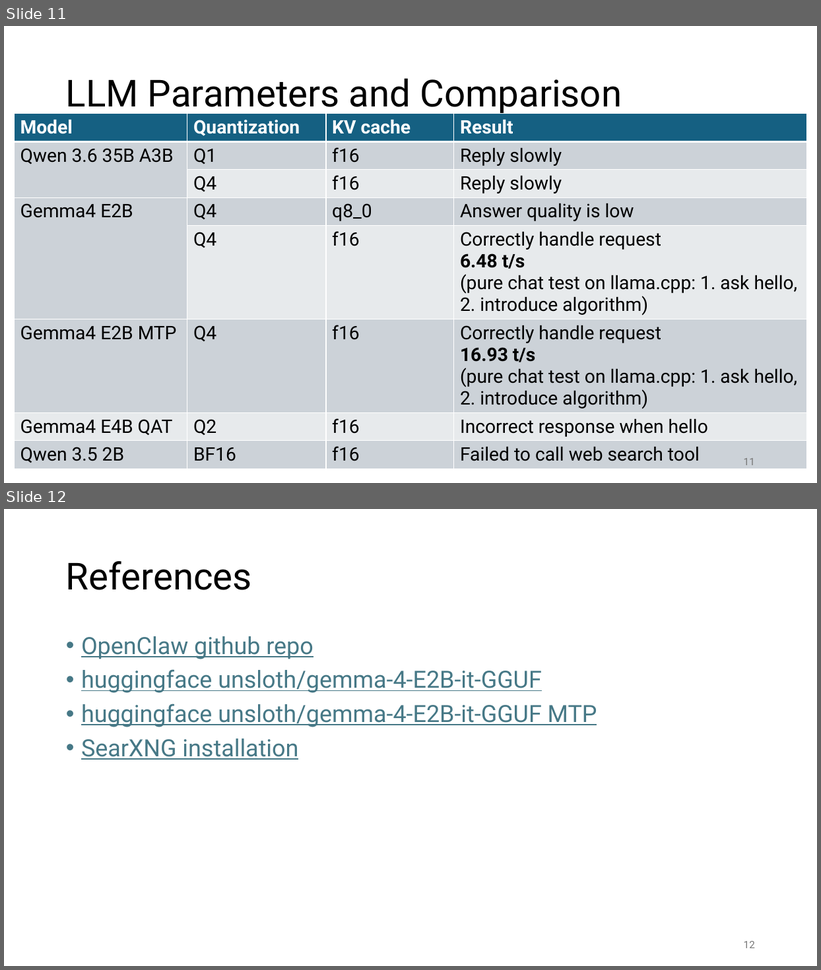
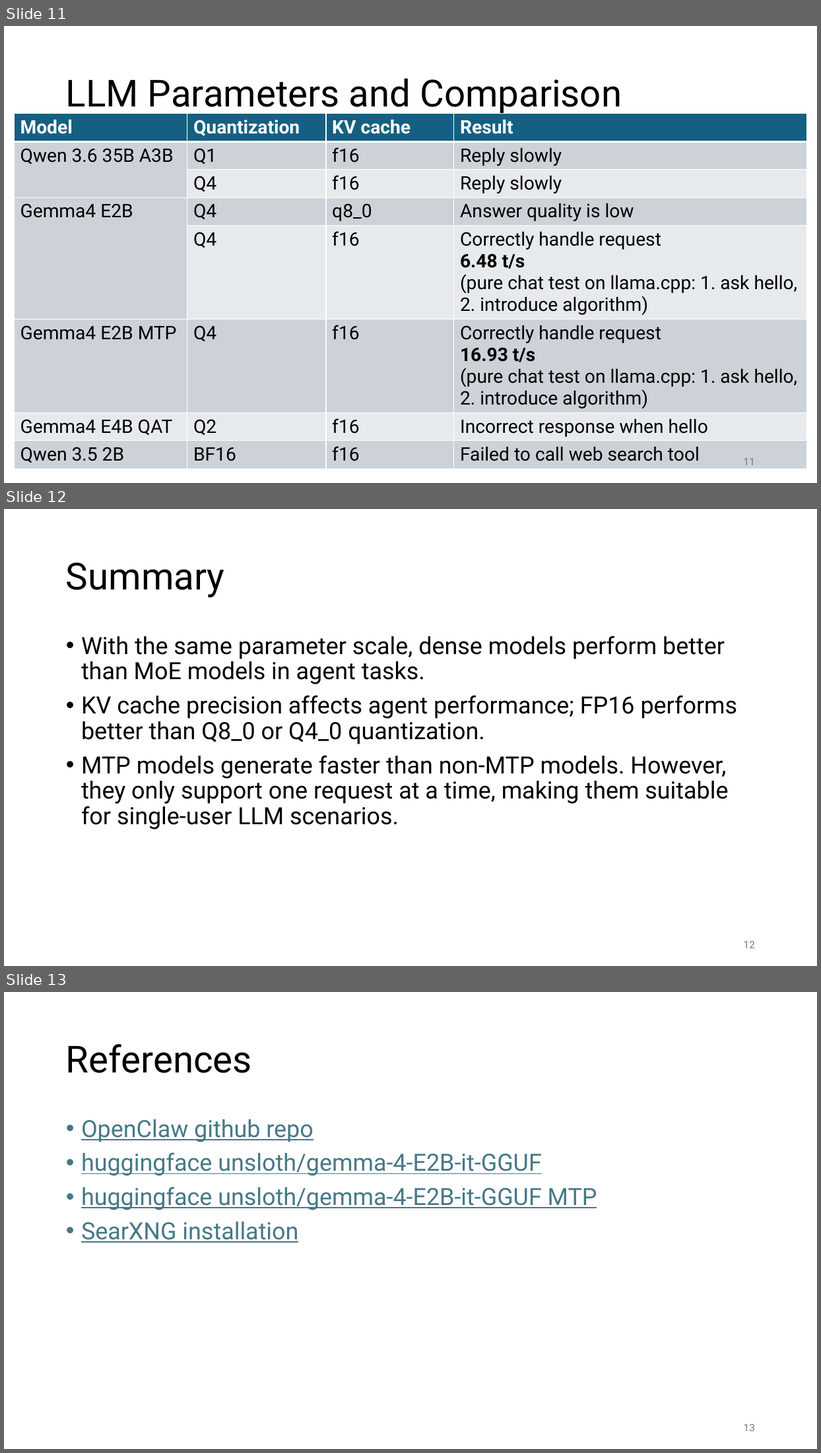
Before and after one commit to melody26613/openclaw-gemma-4-local-on-1050ti, a slide deck: openclaw-gemma-4-local-on-1050ti.pptx. Shown one above the other, each under a label of ours: slides 11 and 12 before the commit, slides 11, 12 and 13 after it. The pictures are 821x970 and 821x1453 pixels, drawn with LibreOffice and Linux fonts; fonts in the diff are those of the drawing. Boxes give left, top, right and bottom in pixels: in the first picture for what was removed or moved away, otherwise in the second. Text is boxed around its words. In the diff, an @@ line names an element or a change of style, - is before the commit and + after.

```diff
--- a/openclaw-gemma-4-local-on-1050ti.pptx
+++ b/openclaw-gemma-4-local-on-1050ti.pptx
@@ slide 12 added at [4,509,817,966], background #FFFFFF @@
@@ title added at [66,562,225,597], 44 pt, text #000000 @@
+Summary
@@ text added at [81,636,738,830], 28 pt, text #000000 @@
+• With the same parameter scale, dense models perform better than MoE models in agent tasks.
+• KV cache precision affects agent performance; FP16 performs better than Q8_0 or Q4_0 quantization.
+• MTP models generate faster than non-MTP models. However, they only support one request at a time, making them suitable for single-user LLM scenarios.
@@ page number added at [744,941,755,949], 12 pt, text #797979 @@
+12
@@ what was slide 12 is now slide 13 @@
@@ page number at [744,1424,755,1432]: text changed @@
-12
+13
```
Also in this commit, not shown: 2 slides changed.
